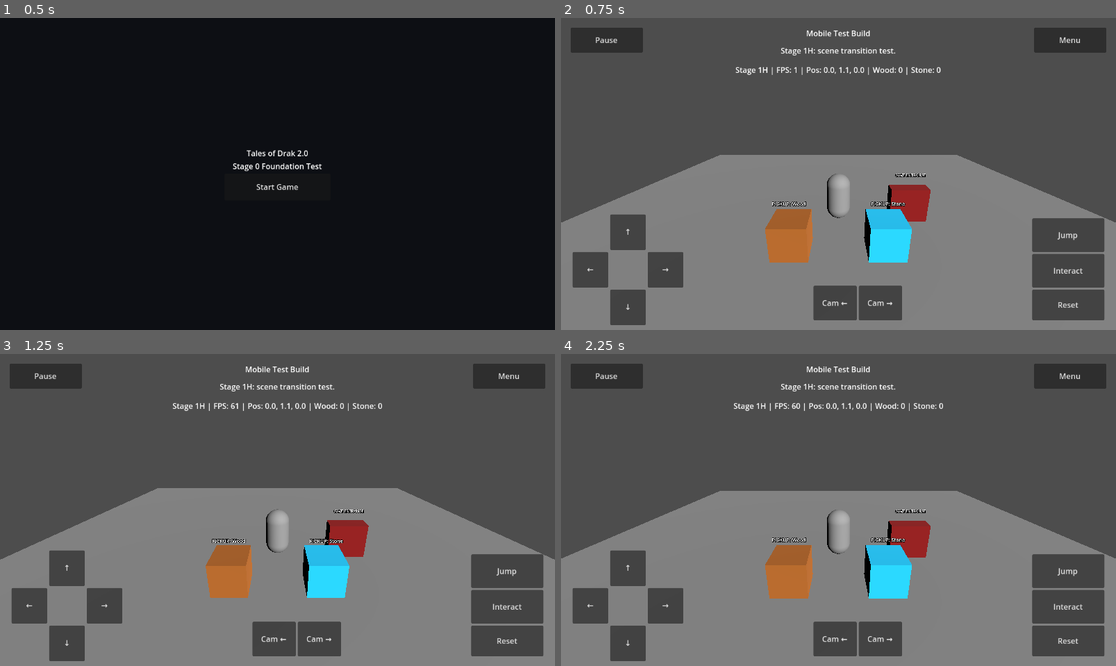
Above: before the commit, frames 1-4 (two rows, left to right).
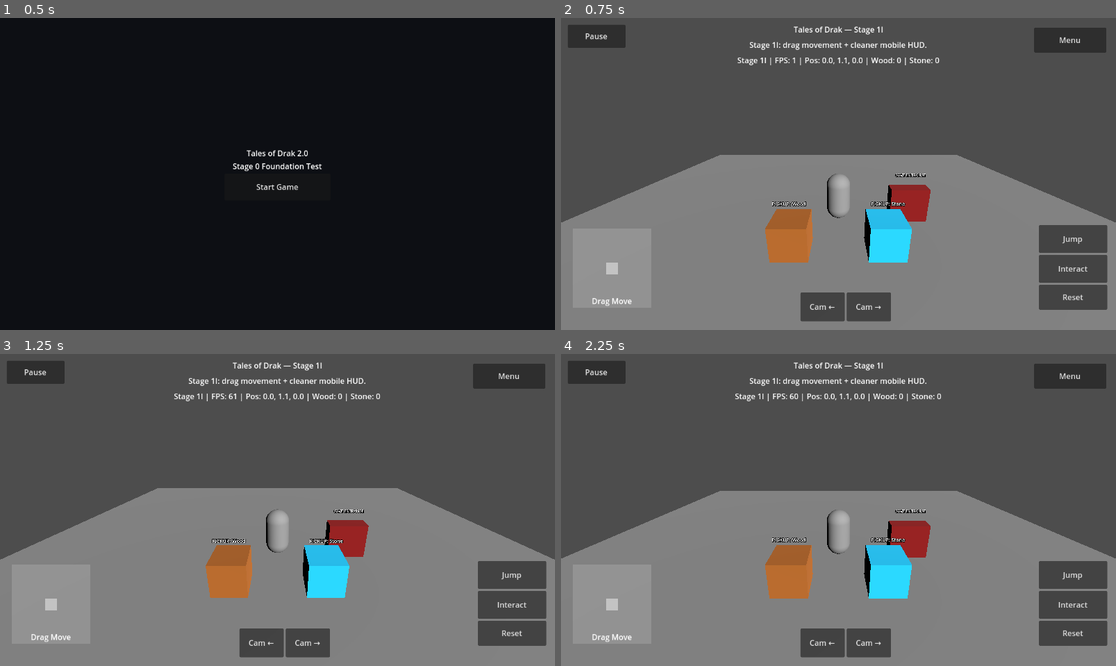
Above: after the commit, the same moments.

Repository: tristanvickery20/Tales-of-Drak-2.0
Game: Godot game, scene res://scenes/main_menu/main_menu.tscn
Same seed, same stepped clock (60 frames per second), same inputs: the game is played once before the commit and once after it.
Inputs:
- Up to frame 1 (0.5 s): no input
- Up to frame 2 (0.75 s): click "Start Game" at 0.5 s
- Up to frame 3 (1.25 s): no input
- Up to frame 4 (2.25 s): click "Menu" at 1.25 s; click "Start Game" at 2 s

Frame 1 is identical in both runs. In frame 2, 7.7% of the frame differs, in the area x 1-99%, y 2-99%; in frame 3, 7.7%; in frame 4, 7.7%.

Commit message:
Stage 1I add drag movement HUD cleanup

Diff:
--- a/scripts/mobile_test_controls.gd
+++ b/scripts/mobile_test_controls.gd
@@ -5,7 +5,7 @@
 const STAGE_1D_ZONE_SCRIPT := preload("res://scripts/test_zone_layout.gd")
 
 @export var spawn_outdoor_test_zone := true
-@export var stage_label := "Stage 1H: scene transition test."
+@export var stage_label := "Stage 1I: drag movement + cleaner mobile HUD."
 
 @onready var player: Node = get_node_or_null("../PlaceholderPlayer")
 @onready var camera: Node = get_node_or_null("../Camera3D")
@@ -13,10 +13,16 @@
 @onready var debug_label: Label = get_node_or_null("Controls/DebugLabel") as Label
 @onready var pause_panel: Control = get_node_or_null("Controls/PausePanel") as Control
 @onready var pause_button: Button = get_node_or_null("Controls/PauseButton") as Button
+@onready var joystick_area: Control = get_node_or_null("Controls/JoystickArea") as Control
+@onready var joystick_knob: ColorRect = get_node_or_null("Controls/JoystickArea/JoystickKnob") as ColorRect
 
 var _move_input := Vector2.ZERO
 var _orbit_input := 0.0
 var _paused := false
+var _joystick_active := false
+var _joystick_touch_id := -1
+var _joystick_origin := Vector2.ZERO
+var _joystick_radius := 72.0
 
 func _ready() -> void:
 	process_mode = Node.PROCESS_MODE_ALWAYS
@@ -28,6 +34,9 @@
 	_set_paused(false)
 	_set_status(stage_label)
 
+func _input(event: InputEvent) -> void:
+	_handle_drag_movement(event)
+
 func _process(_delta: float) -> void:
 	if not _paused and player != null and player.has_method("set_move_input"):
 		player.set_move_input(_move_input)
@@ -36,13 +45,9 @@
 		camera.set_orbit_input(_orbit_input if not _paused else 0.0)
 
 	if debug_label != null and player != null and player.has_method("get_debug_summary"):
-		debug_label.text = str(player.get_debug_summary()).replace("Stage 1E", "Stage 1H").replace("Stage 1F", "Stage 1H").replace("Stage 1G", "Stage 1H")
+		debug_label.text = str(player.get_debug_summary()).replace("Stage 1E", "Stage 1I").replace("Stage 1F", "Stage 1I").replace("Stage 1G", "Stage 1I").replace("Stage 1H", "Stage 1I")
 
 func _connect_input_buttons() -> void:
-	_connect_button("Controls/MovePad/UpButton", Vector2(0, -1))
-	_connect_button("Controls/MovePad/DownButton", Vector2(0, 1))
-	_connect_button("Controls/MovePad/LeftButton", Vector2(-1, 0))
-	_connect_button("Controls/MovePad/RightButton", Vector2(1, 0))
 	_connect_orbit_button("Controls/CameraButtons/CameraLeftButton", -1.0)
 	_connect_orbit_button("Controls/CameraButtons/CameraRightButton", 1.0)
 
@@ -72,6 +77,66 @@
 	var pause_menu_button := get_node_or_null("Controls/PausePanel/PanelBox/MenuButton")
 	if pause_menu_button != null:
 		pause_menu_button.pressed.connect(_on_back_to_menu_pressed)
+
+func _handle_drag_movement(event: InputEvent) -> void:
+	if _paused or joystick_area == null:
+		return
+
+	if event is InputEventScreenTouch:
+		var touch := event as InputEventScreenTouch
+		if touch.pressed and _point_inside_control(touch.position, joystick_area) and _joystick_touch_id == -1:
+			_joystick_active = true
+			_joystick_touch_id = touch.index
+			_joystick_origin = _get_control_center(joystick_area)
+			_update_joystick(touch.position)
+		elif not touch.pressed and touch.index == _joystick_touch_id:
+			_clear_joystick()
+
+	elif event is InputEventScreenDrag:
+		var drag := event as InputEventScreenDrag
+		if _joystick_active and drag.index == _joystick_touch_id:
+			_update_joystick(drag.position)
+
+	elif event is InputEventMouseButton:
+		var mouse_button := event as InputEventMouseButton
+		if mouse_button.button_index == MOUSE_BUTTON_LEFT:
+			if mouse_button.pressed and _point_inside_control(mouse_button.position, joystick_area):
+				_joystick_active = true
+				_joystick_touch_id = 999
+				_joystick_origin = _get_control_center(joystick_area)
+				_update_joystick(mouse_button.position)
+			elif not mouse_button.pressed and _joystick_touch_id == 999:
+				_clear_joystick()
+
+	elif event is InputEventMouseMotion:
+		var mouse_motion := event as InputEventMouseMotion
+		if _joystick_active and _joystick_touch_id == 999:
+			_update_joystick(mouse_motion.position)
+
+func _update_joystick(pointer_position: Vector2) -> void:
+	var delta := pointer_position - _joystick_origin
+	if delta.length() > _joystick_radius:
+		delta = delta.normalized() * _joystick_radius
+
+	_move_input = Vector2(delta.x / _joystick_radius, delta.y / _joystick_radius)
+	_clamp_move_input()
+
+	if joystick_knob != null:
+		joystick_knob.position = Vector2(70, 70) + delta
+
+func _clear_joystick() -> void:
+	_joystick_active = false
+	_joystick_touch_id = -1
+	_move_input = Vector2.ZERO
+	if joystick_knob != null:
+		joystick_knob.position = Vector2(70, 70)
+
+func _point_inside_control(point: Vector2, control: Control) -> bool:
+	var rect := Rect2(control.global_position, control.size)
+	return rect.has_point(point)
+
+func _get_control_center(control: Control) -> Vector2:
+	return control.global_position + (control.size * 0.5)
 
 func _ensure_stage_1d_zone_exists() -> void:
 	var world := get_parent() as Node3D
@@ -88,96 +153,179 @@
 	var controls := get_node_or_null("Controls") as Control
 	if controls == null:
 		return
+
+	_update_top_labels(controls)
+	_ensure_pause_button(controls)
+	_ensure_drag_joystick(controls)
+	_ensure_action_buttons()
+	_ensure_camera_buttons(controls)
+	_ensure_pause_panel(controls)
+	_hide_old_arrow_buttons()
+
+func _update_top_labels(_controls: Control) -> void:
+	var instruction := get_node_or_null("Controls/InstructionLabel") as Label
+	if instruction != null:
+		instruction.text = "Tales of Drak — Stage 1I"
+		instruction.offset_top = 12.0
+		instruction.offset_bottom = 44.0
+
+	var status := get_node_or_null("Controls/StatusLabel") as Label
+	if status != null:
+		status.offset_top = 44.0
+		status.offset_bottom = 76.0
 
 	if get_node_or_null("Controls/DebugLabel") == null:
 		var new_debug_label := Label.new()
 		new_debug_label.name = "DebugLabel"
 		new_debug_label.set_anchors_preset(Control.PRESET_TOP_WIDE)
 		new_debug_label.offset_left = 20.0
-		new_debug_label.offset_top = 96.0
+		new_debug_label.offset_top = 76.0
 		new_debug_label.offset_right = -20.0
-		new_debug_label.offset_bottom = 130.0
+		new_debug_label.offset_bottom = 106.0
 		new_debug_label.horizontal_alignment = HORIZONTAL_ALIGNMENT_CENTER
-		new_debug_label.text = "Stage 1H debug ready"
-		controls.add_child(new_debug_label)
-
-	if get_node_or_null("Controls/PauseButton") == null:
-		var new_pause_button := Button.new()
-		new_pause_button.name = "PauseButton"
-		new_pause_button.custom_minimum_size = Vector2(150, 52)
-		new_pause_button.set_anchors_preset(Control.PRESET_TOP_LEFT)
-		new_pause_button.offset_left = 20.0
-		new_pause_button.offset_top = 20.0
-		new_pause_button.offset_right = 170.0
-		new_pause_button.offset_bottom = 72.0
-		new_pause_button.text = "Pause"
-		controls.add_child(new_pause_button)
-
+		new_debug_label.text = "Stage 1I debug ready"
+		get_node("Controls").add_child(new_debug_label)
+
+func _ensure_pause_button(controls: Control) -> void:
+	if get_node_or_null("Controls/PauseButton") != null:
+		return
+	var new_pause_button := Button.new()
+	new_pause_button.name = "PauseButton"
+	new_pause_button.custom_minimum_size = Vector2(120, 48)
+	new_pause_button.set_anchors_preset(Control.PRESET_TOP_LEFT)
+	new_pause_button.offset_left = 14.0
+	new_pause_button.offset_top = 14.0
+	new_pause_button.offset_right = 134.0
+	new_pause_button.offset_bottom = 62.0
+	new_pause_button.text = "Pause"
+	controls.add_child(new_pause_button)
+
+func _ensure_drag_joystick(controls: Control) -> void:
+	if get_node_or_null("Controls/JoystickArea") != null:
+		return
+
+	var area := Control.new()
+	area.name = "JoystickArea"
+	area.set_anchors_preset(Control.PRESET_BOTTOM_LEFT)
+	area.offset_left = 24.0
+	area.offset_top = -210.0
+	area.offset_right = 188.0
+	area.offset_bottom = -46.0
+	controls.add_child(area)
+
+	var base := ColorRect.new()
+	base.name = "JoystickBase"
+	base.color = Color(0.9, 0.9, 0.9, 0.18)
+	base.position = Vector2(0, 0)
+	base.size = Vector2(164, 164)
+	area.add_child(base)
+
+	var knob := ColorRect.new()
+	knob.name = "JoystickKnob"
+	knob.color = Color(1.0, 1.0, 1.0, 0.45)
+	knob.position = Vector2(70, 70)
+	knob.size = Vector2(24, 24)
+	area.add_child(knob)
+
+	var label := Label.new()
+	label.name = "JoystickLabel"
+	label.text = "Drag Move"
+	label.horizontal_alignment = HORIZONTAL_ALIGNMENT_CENTER
+	label.set_anchors_preset(Control.PRESET_BOTTOM_WIDE)
+	label.offset_top = -26.0
+	label.offset_bottom = 0.0
+	area.add_child(label)
+
+func _ensure_action_buttons() -> void:
 	var action_buttons := get_node_or_null("Controls/ActionButtons") as VBoxContainer
-	if action_buttons != null and get_node_or_null("Controls/ActionButtons/ResetButton") == null:
+	if action_buttons == null:
+		return
+	action_buttons.offset_left = -160.0
+	action_buttons.offset_top = -218.0
+	action_buttons.offset_right = -18.0
+	action_buttons.offset_bottom = -20.0
+
+	var jump := get_node_or_null("Controls/ActionButtons/JumpButton") as Button
+	if jump != null:
+		jump.custom_minimum_size = Vector2(142, 58)
+
+	var interact := get_node_or_null("Controls/ActionButtons/InteractButton") as Button
+	if interact != null:
+		interact.custom_minimum_size = Vector2(142, 58)
+
+	if get_node_or_null("Controls/ActionButtons/ResetButton") == null:
 		var reset_button := Button.new()
 		reset_button.name = "ResetButton"
-		reset_button.custom_minimum_size = Vector2(150, 64)
+		reset_button.custom_minimum_size = Vector2(142, 52)
 		reset_button.text = "Reset"
 		action_buttons.add_child(reset_button)
 
-	if get_node_or_null("Controls/CameraButtons") == null:
-		var camera_buttons := HBoxContainer.new()
-		camera_buttons.name = "CameraButtons"
-		camera_buttons.set_anchors_preset(Control.PRESET_BOTTOM_WIDE)
-		camera_buttons.offset_left = 270.0
-		camera_buttons.offset_top = -92.0
-		camera_buttons.offset_right = -190.0
-		camera_buttons.offset_bottom = -20.0
-		camera_buttons.alignment = BoxContainer.ALIGNMENT_CENTER
-		controls.add_child(camera_buttons)
-
-		var camera_left_button := Button.new()
-		camera_left_button.name = "CameraLeftButton"
-		camera_left_button.custom_minimum_size = Vector2(90, 64)
-		camera_left_button.text = "Cam ←"
-		camera_buttons.add_child(camera_left_button)
-
-		var camera_right_button := Button.new()
-		camera_right_button.name = "CameraRightButton"
-		camera_right_button.custom_minimum_size = Vector2(90, 64)
-		camera_right_button.text = "Cam →"
-		camera_buttons.add_child(camera_right_button)
-
-	if get_node_or_null("Controls/PausePanel") == null:
-		var panel := Panel.new()
-		panel.name = "PausePanel"
-		panel.set_anchors_preset(Control.PRESET_FULL_RECT)
-		panel.visible = false
-		controls.add_child(panel)
-
-		var box := VBoxContainer.new()
-		box.name = "PanelBox"
-		box.set_anchors_preset(Control.PRESET_CENTER)
-		box.offset_left = -120.0
-		box.offset_top = -90.0
-		box.offset_right = 120.0
-		box.offset_bottom = 90.0
-		box.alignment = BoxContainer.ALIGNMENT_CENTER
-		panel.add_child(box)
-
-		var title := Label.new()
-		title.name = "PauseTitle"
-		title.text = "Paused"
-		title.horizontal_alignment = HORIZONTAL_ALIGNMENT_CENTER
-		box.add_child(title)
-
-		var resume_button := Button.new()
-		resume_button.name = "ResumeButton"
-		resume_button.custom_minimum_size = Vector2(220, 58)
-		resume_button.text = "Resume"
-		box.add_child(resume_button)
-
-		var menu_button := Button.new()
-		menu_button.name = "MenuButton"
-		menu_button.custom_minimum_size = Vector2(220, 58)
-		menu_button.text = "Menu"
-		box.add_child(menu_button)
+func _ensure_camera_buttons(controls: Control) -> void:
+	if get_node_or_null("Controls/CameraButtons") != null:
+		return
+	var camera_buttons := HBoxContainer.new()
+	camera_buttons.name = "CameraButtons"
+	camera_buttons.set_anchors_preset(Control.PRESET_BOTTOM_WIDE)
+	camera_buttons.offset_left = 210.0
+	camera_buttons.offset_top = -78.0
+	camera_buttons.offset_right = -180.0
+	camera_buttons.offset_bottom = -18.0
+	camera_buttons.alignment = BoxContainer.ALIGNMENT_CENTER
+	controls.add_child(camera_buttons)
+
+	var camera_left_button := Button.new()
+	camera_left_button.name = "CameraLeftButton"
+	camera_left_button.custom_minimum_size = Vector2(92, 56)
+	camera_left_button.text = "Cam ←"
+	camera_buttons.add_child(camera_left_button)
+
+	var camera_right_button := Button.new()
+	camera_right_button.name = "CameraRightButton"
+	camera_right_button.custom_minimum_size = Vector2(92, 56)
+	camera_right_button.text = "Cam →"
+	camera_buttons.add_child(camera_right_button)
+
+func _ensure_pause_panel(controls: Control) -> void:
+	if get_node_or_null("Controls/PausePanel") != null:
+		return
+	var panel := Panel.new()
+	panel.name = "PausePanel"
+	panel.set_anchors_preset(Control.PRESET_FULL_RECT)
+	panel.visible = false
+	controls.add_child(panel)
+
+	var box := VBoxContainer.new()
+	box.name = "PanelBox"
+	box.set_anchors_preset(Control.PRESET_CENTER)
+	box.offset_left = -120.0
+	box.offset_top = -90.0
+	box.offset_right = 120.0
+	box.offset_bottom = 90.0
+	box.alignment = BoxContainer.ALIGNMENT_CENTER
+	panel.add_child(box)
+
+	var title := Label.new()
+	title.name = "PauseTitle"
+	title.text = "Paused"
+	title.horizontal_alignment = HORIZONTAL_ALIGNMENT_CENTER
+	box.add_child(title)
+
+	var resume_button := Button.new()
+	resume_button.name = "ResumeButton"
+	resume_button.custom_minimum_size = Vector2(220, 58)
+	resume_button.text = "Resume"
+	box.add_child(resume_button)
+
+	var menu_button := Button.new()
+	menu_button.name = "MenuButton"
+	menu_button.custom_minimum_size = Vector2(220, 58)
+	menu_button.text = "Menu"
+	box.add_child(menu_button)
+
+func _hide_old_arrow_buttons() -> void:
+	var move_pad := get_node_or_null("Controls/MovePad") as Control
+	if move_pad != null:
+		move_pad.visible = false
 
 func _refresh_optional_nodes() -> void:
 	camera = get_node_or_null("../Camera3D")
@@ -185,22 +333,8 @@
 	debug_label = get_node_or_null("Controls/DebugLabel") as Label
 	pause_panel = get_node_or_null("Controls/PausePanel") as Control
 	pause_button = get_node_or_null("Controls/PauseButton") as Button
-
-func _connect_button(path: String, direction: Vector2) -> void:
-	var button := get_node_or_null(path)
-	if button == null:
-		push_warning("Missing mobile test button: " + path)
-		return
-	button.button_down.connect(func() -> void:
-		if _paused:
-			return
-		_move_input += direction
-		_clamp_move_input()
-	)
-	button.button_up.connect(func() -> void:
-		_move_input -= direction
-		_clamp_move_input()
-	)
+	joystick_area = get_node_or_null("Controls/JoystickArea") as Control
+	joystick_knob = get_node_or_null("Controls/JoystickArea/JoystickKnob") as ColorRect
 
 func _connect_orbit_button(path: String, direction: float) -> void:
 	var button := get_node_or_null(path)
@@ -262,6 +396,7 @@
 	process_mode = Node.PROCESS_MODE_ALWAYS
 	_move_input = Vector2.ZERO
 	_orbit_input = 0.0
+	_clear_joystick()
 	if player != null and player.has_method("set_move_input"):
 		player.set_move_input(Vector2.ZERO)
 	if camera != null and camera.has_method("set_orbit_input"):
